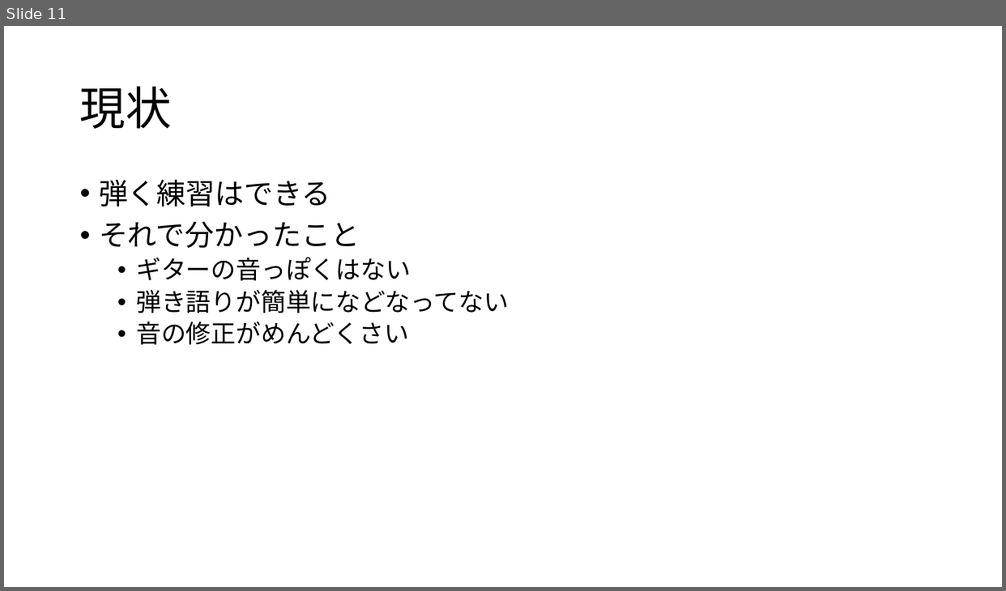
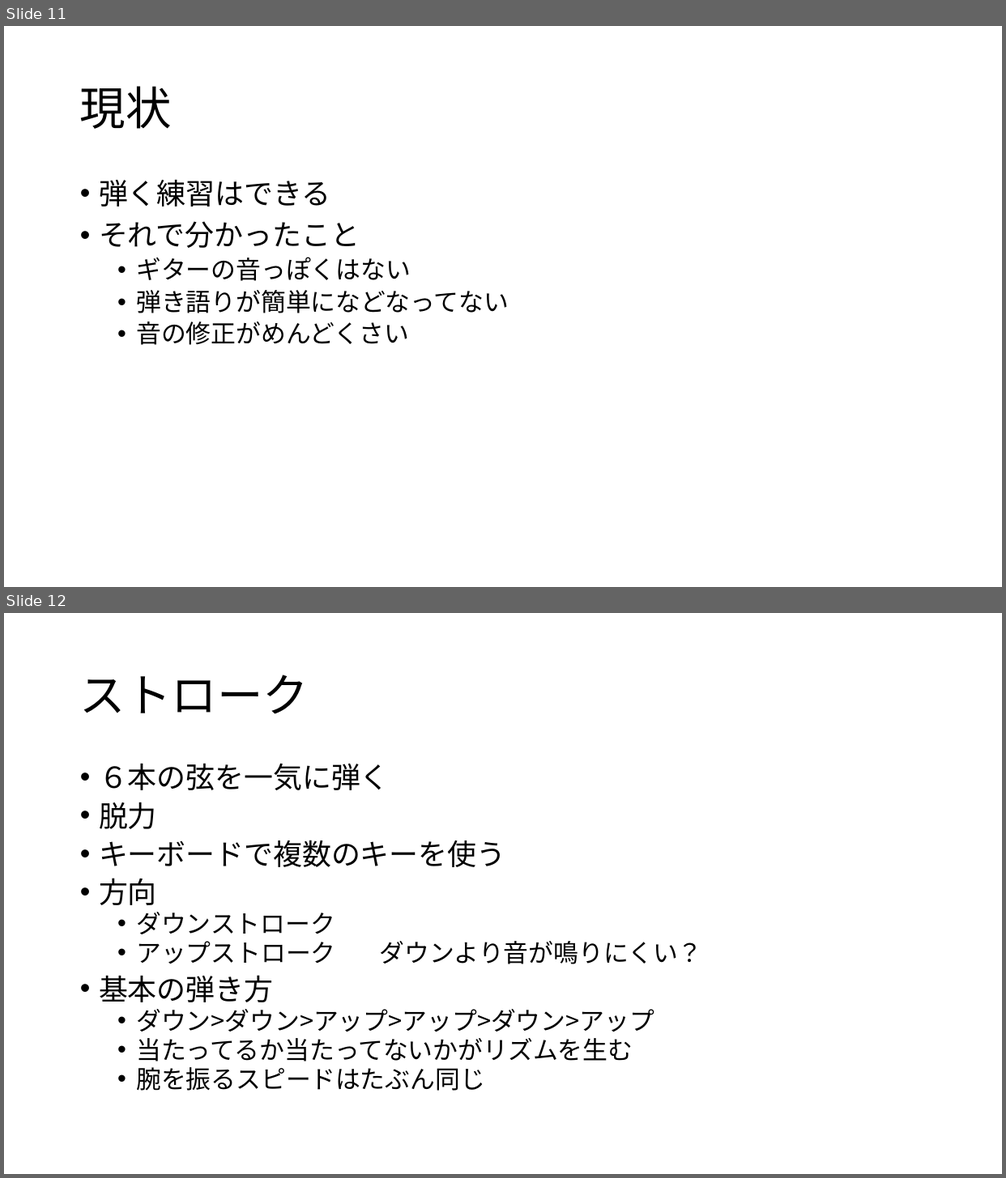
Before and after one commit to Shinzawa44/keyguitar, a slide deck: なんちゃってコード進行.pptx. Shown one above the other, each under a label of ours: slide 11 before the commit, slides 11 and 12 after it. The pictures are 1006x591 and 1006x1178 pixels, drawn with LibreOffice and Linux fonts; fonts in the diff are those of the drawing. Boxes give left, top, right and bottom in pixels: in the first picture for what was removed or moved away, otherwise in the second. Text is boxed around its words. In the diff, an @@ line names an element or a change of style, - is before the commit and + after.

```diff
--- a/なんちゃってコード進行.pptx
+++ b/なんちゃってコード進行.pptx
@@ slide 12 added at bbox=[4, 613, 1002, 1174], background #FFFFFF @@
@@ title added at bbox=[80, 675, 309, 714], 44 pt, text #000000 @@
+ストローク
@@ text added at bbox=[99, 763, 703, 1091], 24 pt, text #000000 @@
+• ６本の弦を一気に弾く
+• 脱力
+• キーボードで複数のキーを使う
+• 方向
+  • ダウンストローク
+  • アップストローク ダウンより音が鳴りにくい？
+• 基本の弾き方
+  • ダウン>ダウン>アップ>アップ>ダウン>アップ
+  • 当たってるか当たってないかがリズムを生む
+  • 腕を振るスピードはたぶん同じ
```
Also in this commit, not shown: 1 other slide added.
